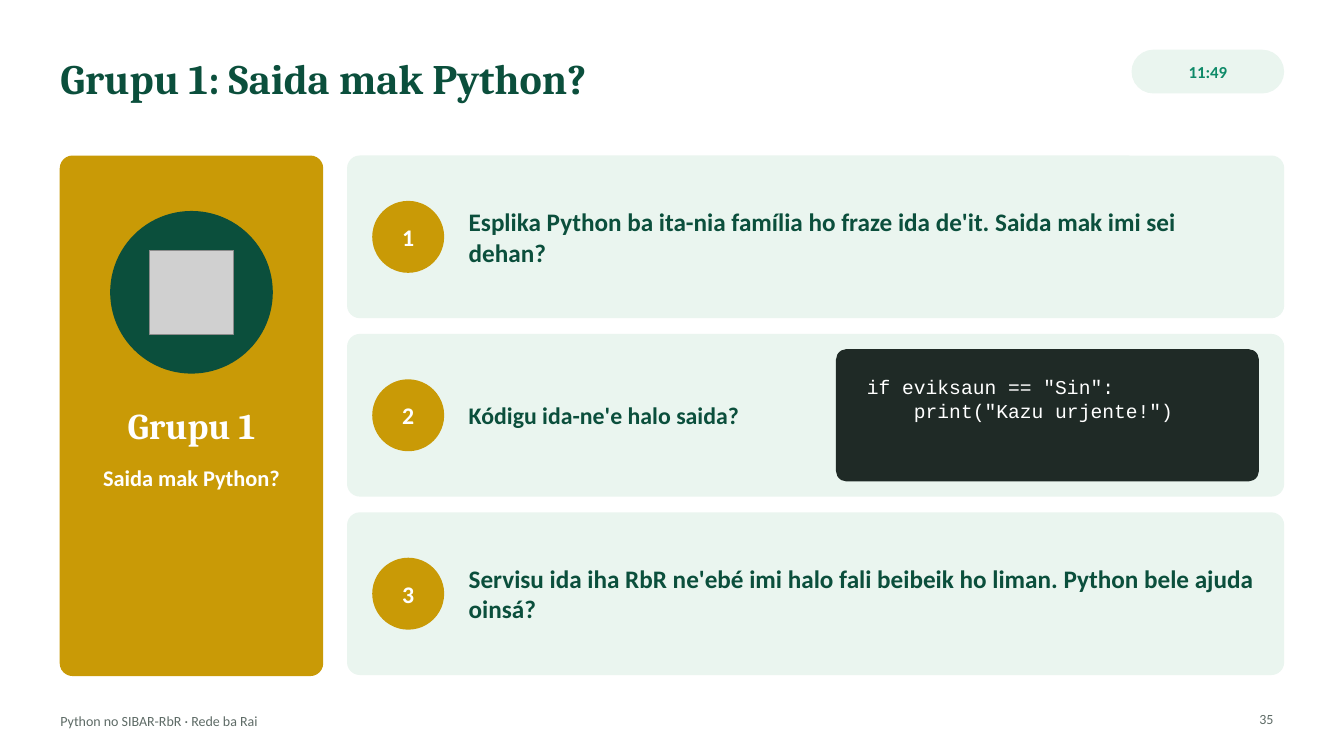
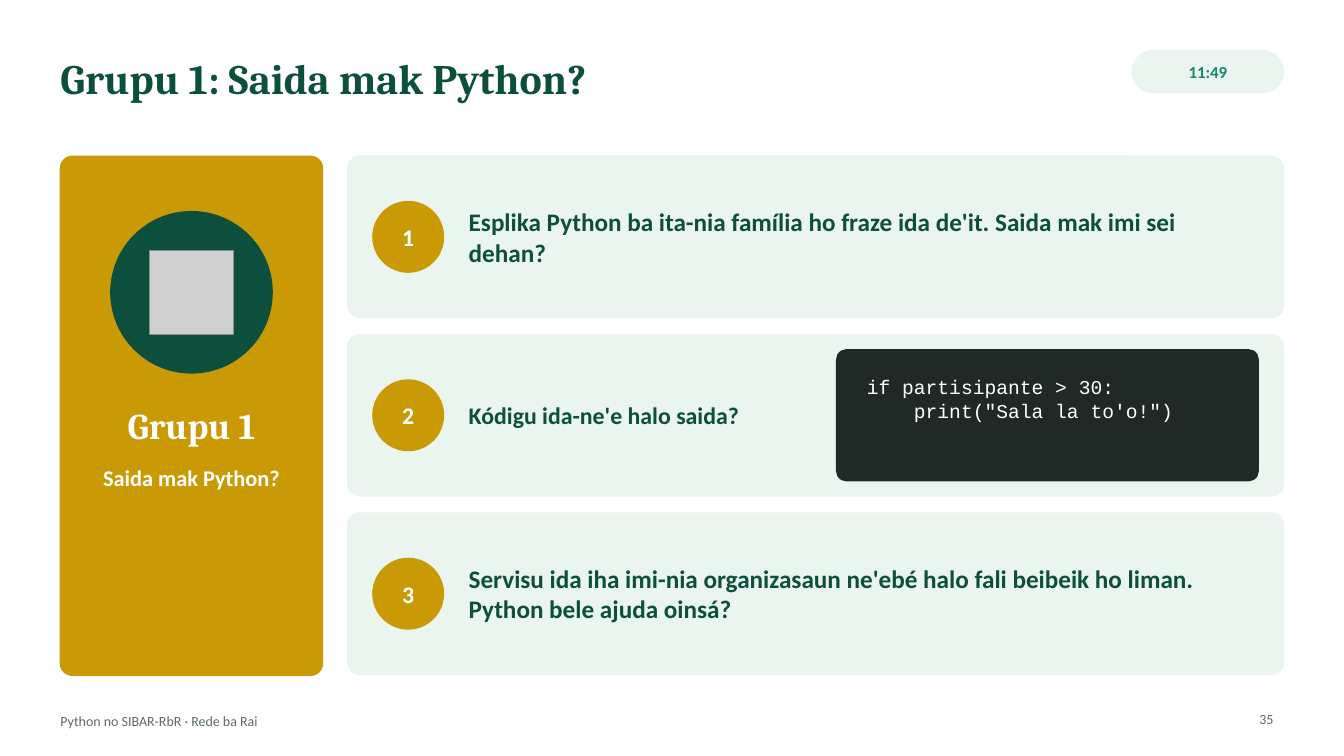
Before and after one commit to Odoly23/SMKRE, a slide deck: slide 35 of docs/formasaun/RbR_Sesaun_Python_SIBAR-RbR.pptx. Drawn at 1344x756 pixels with LibreOffice and Linux fonts; fonts in the diff are those of the drawing; grey boxes stand for pictures. Boxes give left, top, right and bottom in pixels: in the first picture for what was removed or moved away, otherwise in the second. Text is boxed around its words. In the diff, an @@ line names an element or a change of style, - is before the commit and + after.

```diff
--- a/docs/formasaun/RbR_Sesaun_Python_SIBAR-RbR.pptx
+++ b/docs/formasaun/RbR_Sesaun_Python_SIBAR-RbR.pptx
@@ text at (867,380,1173,422): text changed @@
-if eviksaun == "Sin":
-print("Kazu urjente!")
+if partisipante > 30:
+print("Sala la to'o!")
@@ text at (469,570,1193,623): text changed @@
-Servisu ida iha RbR ne'ebé imi halo fali beibeik ho liman. Python bele ajuda oinsá?
+Servisu ida iha imi-nia organizasaun ne'ebé halo fali beibeik ho liman. Python bele ajuda oinsá?
```
Also in this commit, not shown: 6 other slides changed, 1 other file.
